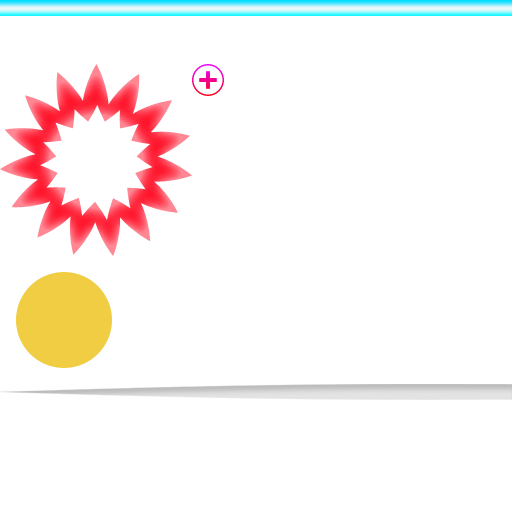
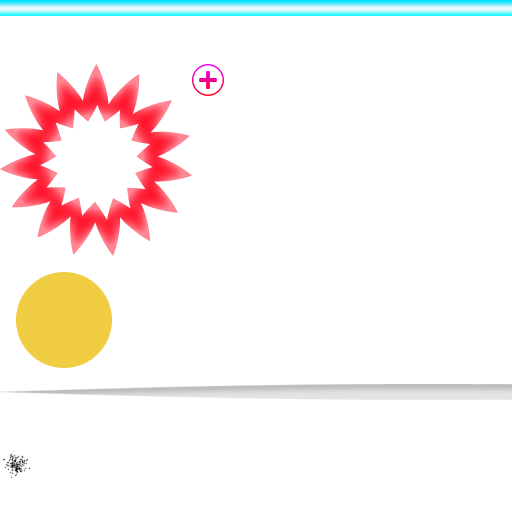
Before/after of a 512 x 512 layered artwork. What changed in the layer stack:
added layer "Layer 1" above "形状 18 副本" over <box>3,451,30,478</box>
